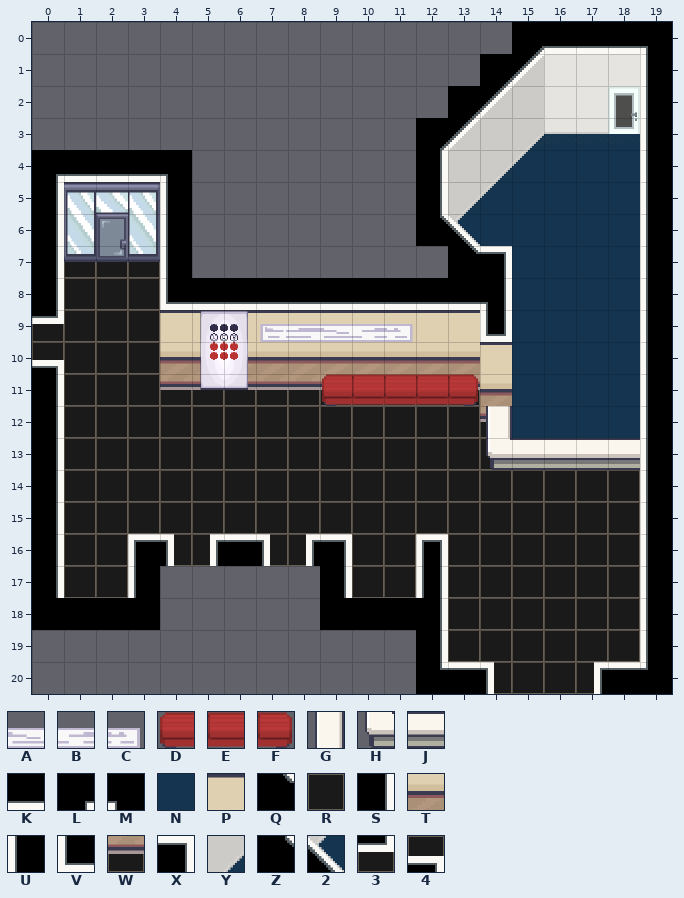
Tiled map, stored at LCB_Map/data/maps/main_3_reception.tmx. Above, as it was before the edit.
Cells are 64x64 px. Shown: x 0..19, y 0..20.
Key: from "LCB_furnishing": A 110, B 111, C 112, D 222, E 223, F 224, G 275, H 294, J 295; from "LCB_indoor": K 2, L 10, M 11, N 23, P 27, Q 39, R 49, S 50, T 52, U 54, V 63, W 77, X 87, Y 226, Z 250, 2 251, 3 325, 4 375.
_ is an empty cell, # one hidden under a higher layer.
Layer "Floor" before, first column x 0:
 0 ________
 1 ________
 2 ________
 3 ________
 4 LKKKM___
 5 S###U___
 6 S###U___
 7 SWWWU___
 8 SRRRVKKK
 9 3RRRPPPP
10 4RRRTTTT
11 SRRRWWWW
12 SRRRRRRR
13 SRRRRRRR
14 SRRRRRRR
Layer "Furnishing" before, first column x 9:
 5 ___SY______
 6 ___Z2N_____
 7 ____QXN____
 8 ___________
 9 ABC________
10 ___________
11 DEEEF______
12 _____G_____
13 _____HJJJJ_
14 ___________
15 ___________
16 ___________
17 ___________
18 ___________
Now the later version:
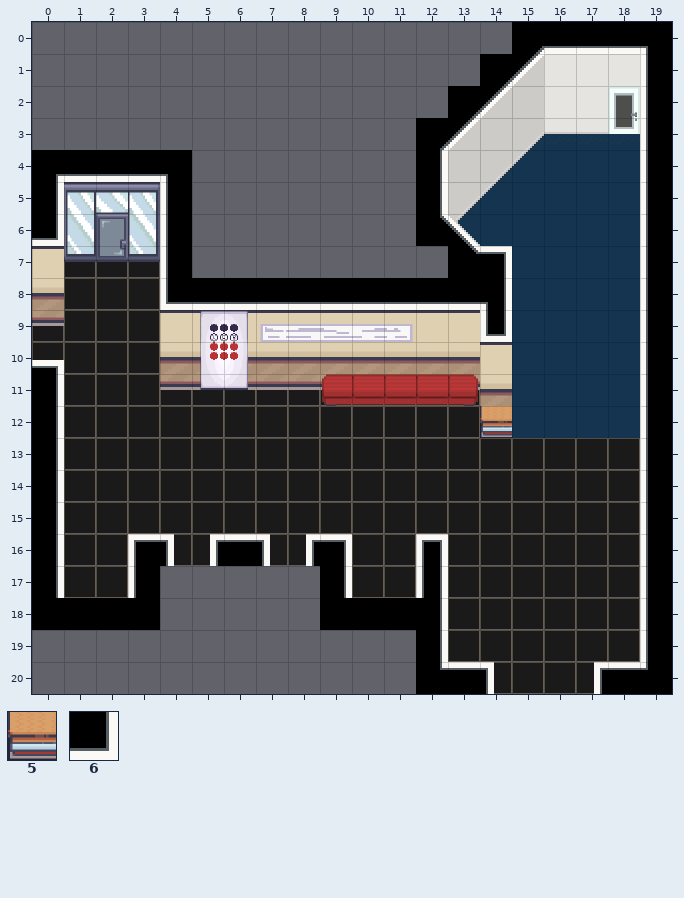
Further tiles: from "LCB_furnishing": 5 215; from "LCB_indoor": 6 62.
Edits made:
Layer "Floor":
y 6: x 0 S -> 6
y 7: x 0 S -> P
y 8: x 0 S -> T
y 9: x 0 3 -> W
Layer "Furnishing":
y 12: x 14 G -> 5
y 13: x 14..18 HJJJJ -> _____
Pixel boxes of the changes (left, top, right, bottom) in both pictures:
changed: (32, 238, 64, 326)
changed: (480, 406, 640, 470)
